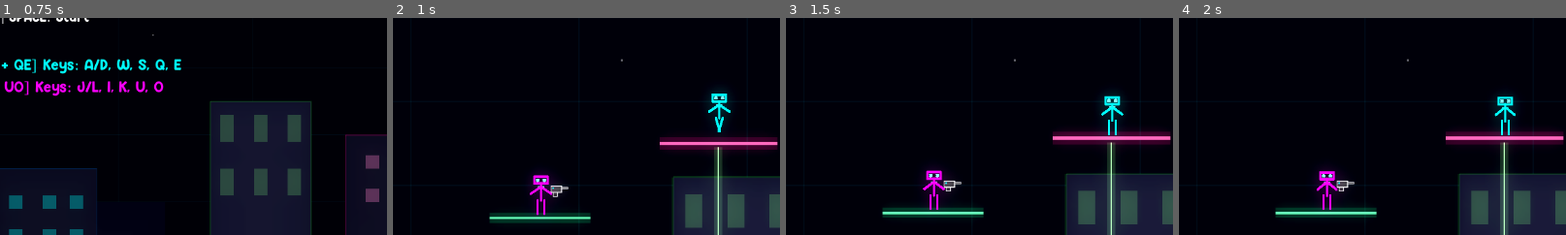
Above: before the commit, frames 1-4 (left to right).
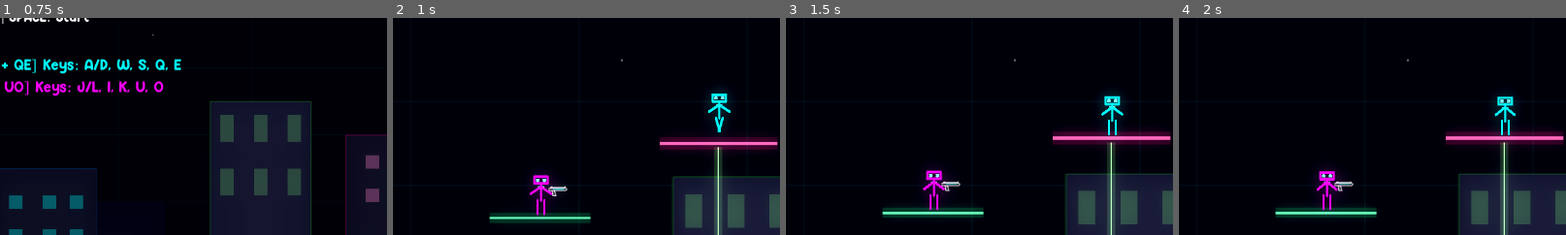
Above: after the commit, the same moments.

Repository: AbstractMelon/tiny-twigs
Game: Godot game, scene res://scenes/menu/menu.tscn
Same seed, same stepped clock (60 frames per second), same inputs: the game is played once before the commit and once after it.
Inputs:
- Up to frame 1 (0.75 s): tap Enter at 0.5 s; hold D from 0.53 s (still down); tap 2 at 0.6 s
- Up to frame 2 (1 s): keep holding D; tap Space at 0.77 s
- Up to frame 3 (1.5 s): keep holding D; tap 6 at 1.35 s
- Up to frame 4 (2 s): keep holding D; tap Space at 1.52 s
The pictures show only the part of the screen within x 19-69%, y 19-69%; the shares and areas given below are measured in that part.

Frame 1 is identical in both runs. In frame 2, 0.2% of the frame differs, in the area x 40-46%, y 77-83%; in frame 3, 0.2%; in frame 4, 0.2%.

Commit message:
Auto drop and new pistol

Diff:
--- a/assets/pistol.svg
+++ b/assets/pistol.svg
@@ -1,7 +1,14 @@
 <svg width="60" height="30" viewBox="0 0 60 30" xmlns="http://www.w3.org/2000/svg">
-  <!-- Pistol Design -->
-  <path d="M10 5h25v15h-25z" fill="#333" stroke="white" stroke-width="2"/>
-  <path d="M15 20h10v10h-10z" fill="#222" stroke="white" stroke-width="2"/>
-  <rect x="35" y="8" width="15" height="4" fill="#555" stroke="white" stroke-width="1"/>
-  <circle cx="15" cy="10" r="2" fill="cyan"/>
+  <!-- Redesigned Sleek Pistol -->
+  <!-- Barrel -->
+  <path d="M5 10 L45 10 L48 13 L45 16 L5 16 Z" fill="#222" stroke="white" stroke-width="1.5"/>
+  <!-- Top Slide detail -->
+  <path d="M8 8 L42 8 L44 10 L8 10 Z" fill="#444" stroke="white" stroke-width="1"/>
+  <!-- Grip -->
+  <path d="M12 16 L18 16 L22 28 L14 28 Z" fill="#333" stroke="white" stroke-width="1.5"/>
+  <!-- Iron Sights -->
+  <rect x="42" y="6" width="3" height="2" fill="white"/>
+  <rect x="10" y="6" width="3" height="2" fill="white"/>
+  <!-- Energy Core/Glow line -->
+  <line x1="15" y1="13" x2="40" y2="13" stroke="cyan" stroke-width="2" stroke-linecap="round" opacity="0.6"/>
 </svg>
--- a/entities/player/player.gd
+++ b/entities/player/player.gd
@@ -166,6 +166,11 @@
 		# Recoil - apply in opposite direction of shot
 		velocity -= direction * current_weapon.recoil_force
 		_play_shoot_animation()
+
+		# Auto-drop if empty
+		if current_weapon.ammo == 0:
+			_drop_weapon()
+
 		return true
 	return false
 
--- a/entities/weapons/scripts/burst_rifle.gd
+++ b/entities/weapons/scripts/burst_rifle.gd
@@ -12,7 +12,7 @@
 		return false
 
 	can_fire = false
-	_handle_burst(from_position, direction)
+	await _handle_burst(from_position, direction)
 	return true
 
 func _handle_burst(from_position: Vector2, direction: Vector2):
